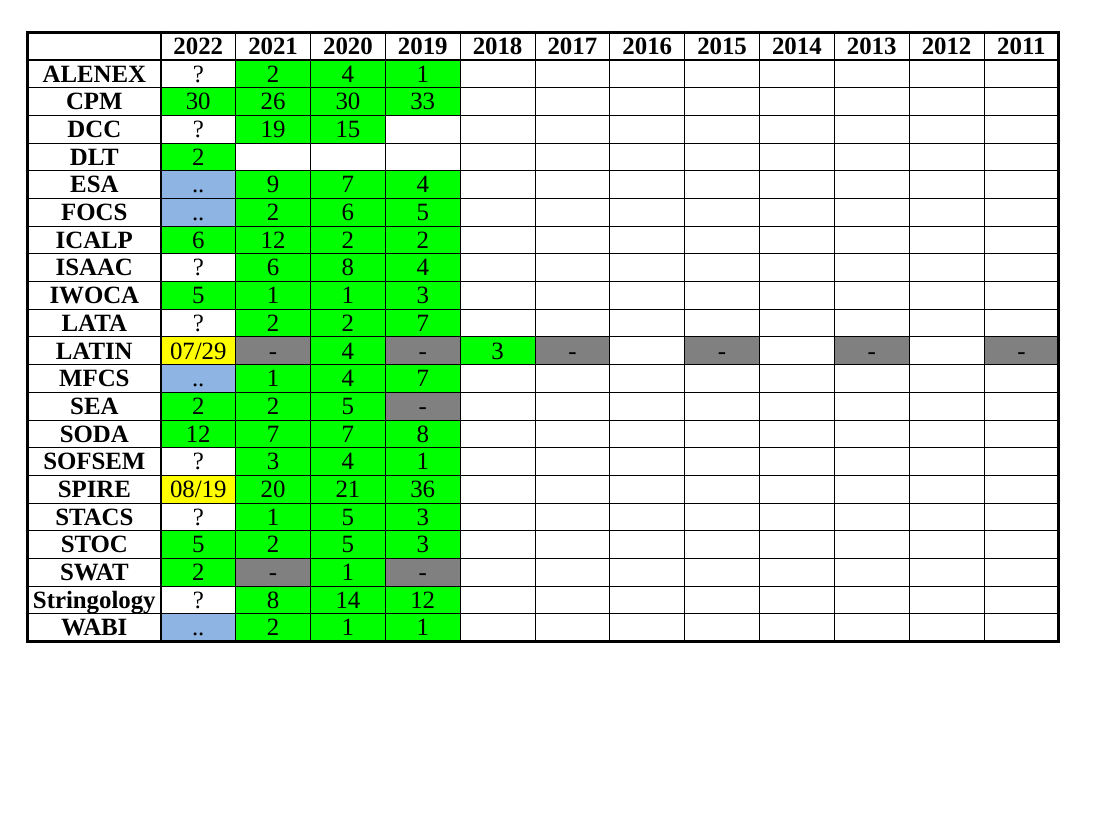
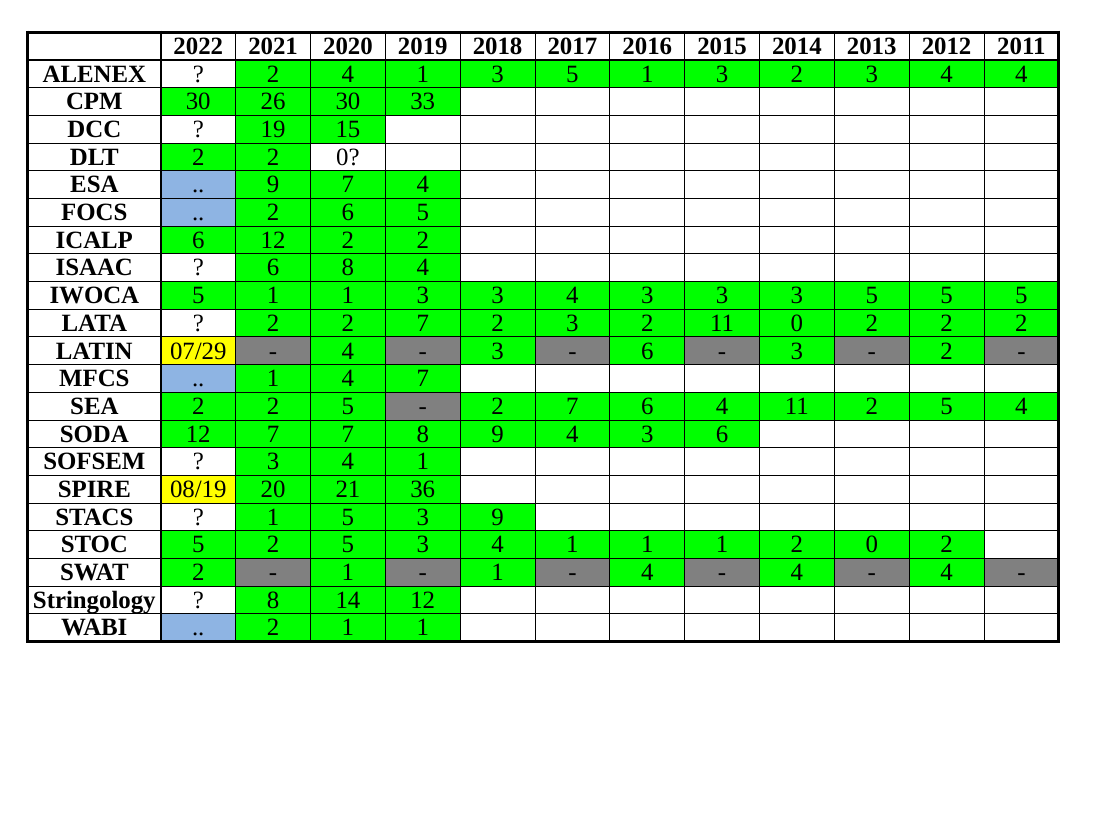
Before and after one commit to stringologytimes/StringologyTimes, a slide deck: slide 1 of data/check.pptx. Drawn at 1120x840 pixels with LibreOffice and Linux fonts; fonts in the diff are those of the drawing. Boxes give left, top, right and bottom in pixels: in the first picture for what was removed or moved away, otherwise in the second. Text is boxed around its words. In the diff, an @@ line names an element or a change of style, - is before the commit and + after.

```diff
--- a/data/check.pptx
+++ b/data/check.pptx
@@ table at [28,32,1062,690] @@
-row 2: ALENEX | ? | 2 | 4 | 1 |  |  |  |  |  |  |  | 
+row 2: ALENEX | ? | 2 | 4 | 1 | 3 | 5 | 1 | 3 | 2 | 3 | 4 | 4
-row 5, column 3: 
+row 5, column 3: 2
-row 5, column 4: 
+row 5, column 4: 0?
-row 10: IWOCA | 5 | 1 | 1 | 3 |  |  |  |  |  |  |  | 
+row 10: IWOCA | 5 | 1 | 1 | 3 | 3 | 4 | 3 | 3 | 3 | 5 | 5 | 5
-row 11: LATA | ? | 2 | 2 | 7 |  |  |  |  |  |  |  | 
+row 11: LATA | ? | 2 | 2 | 7 | 2 | 3 | 2 | 11 | 0 | 2 | 2 | 2
-row 12: LATIN | 07/29 | - | 4 | - | 3 | - |  | - |  | - |  | -
+row 12: LATIN | 07/29 | - | 4 | - | 3 | - | 6 | - | 3 | - | 2 | -
-row 14: SEA | 2 | 2 | 5 | - |  |  |  |  |  |  |  | 
+row 14: SEA | 2 | 2 | 5 | - | 2 | 7 | 6 | 4 | 11 | 2 | 5 | 4
-row 15: SODA | 12 | 7 | 7 | 8 |  |  |  |  |  |  |  | 
+row 15: SODA | 12 | 7 | 7 | 8 | 9 | 4 | 3 | 6 |  |  |  | 
-row 18, column 6: 
+row 18, column 6: 9
-row 19: STOC | 5 | 2 | 5 | 3 |  |  |  |  |  |  |  | 
+row 19: STOC | 5 | 2 | 5 | 3 | 4 | 1 | 1 | 1 | 2 | 0 | 2 | 
-row 20: SWAT | 2 | - | 1 | - |  |  |  |  |  |  |  | 
+row 20: SWAT | 2 | - | 1 | - | 1 | - | 4 | - | 4 | - | 4 | -
@@ fill #FFFFFF to #00FF00 in 52 cells @@
@@ fill #FFFFFF to #808080 in 4 cells @@
```
Also in this commit, not shown: 4 other files.
